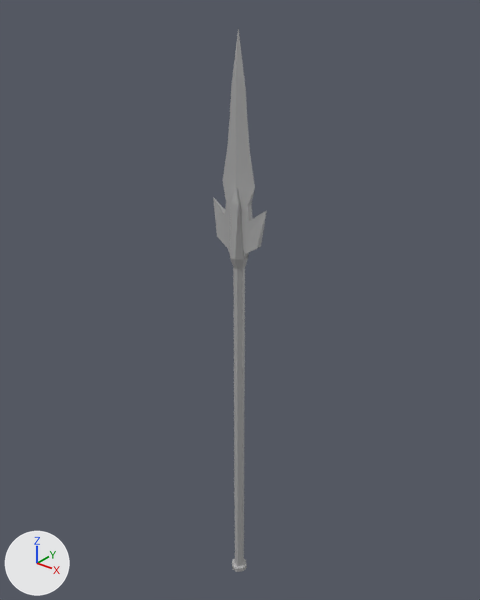
Before and after pictures for a commit that changed the FBX model UnityProject/GruntTasks/GroupGameProject/SM_Weapon_Spear01.fbx.
Both versions are drawn from a 50 mm camera at (1.189, -1.441, 2.048) aimed at (-0.013, 0.061, 1.117). The axes (+X, +Y, +Z) are drawn at lower left. The lights are the same throughout. Where no turn or scale is listed for an object, it has been applied to the vertices.

Objects in the first picture: 'SM_Weapon_Spear01'.
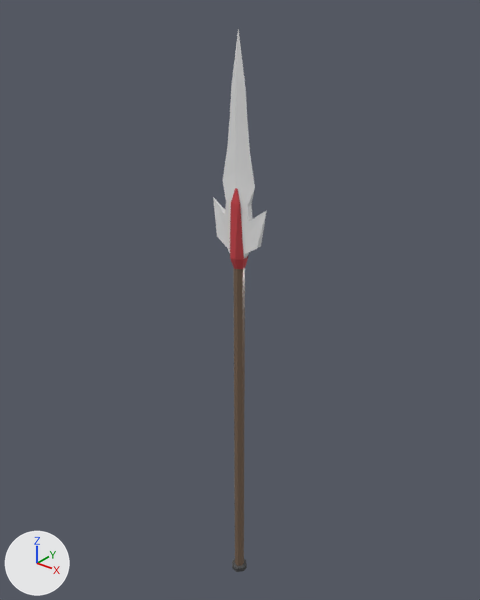
Changed parts and their boxes [x1, y1, x2, y2] in the pictures (480 x 600 px):
part 1 of me_mesh, recoloured (grey to red): [230, 188, 248, 269] in both
part 2 of me_mesh, recoloured: [232, 559, 247, 572] in both
part 3 of me_mesh, recoloured (grey to brown): [233, 268, 245, 566] in both
part 4 of me_mesh, recoloured: [213, 28, 267, 259] in both

What the commit changed:
Material 'Blade' (mat_blade) is new.
Its base color is (0.8, 0.8, 0.8) (white #e7e7e7).
Its roughness is 0.2.
Material 'Handle' (mat_handle) is new.
Its base color is (0.181, 0.119, 0.0779) (brown #76614f).
Its roughness is 0.2.
Material 'standardSurface5' (mat_standardsurface5) is new.
Its base color is (0.0601, 0.0601, 0.0601) (dark grey #454545).
Its roughness is 0.2.
Material 'BladeHolder' (mat_bladeholder) is new.
Its base color is (0.578, 0.0566, 0.0668) (red #c84349).
Its roughness is 0.2.
me_mesh has 149 vertices, 147 faces and spans x -0.1..0.1, y -0.03..0.03, z -0.96..0.96.
me_mesh is used by ob_sm_weapon_spear01; location (0.031, 0.004, 0.968).
me_mesh part 1: 22 of the faces centred in x -0.02..0.02, y -0.03..0.03, z 0.31..0.54 switch from mat_standardsurface1 (grey #aaaaaa) to mat_bladeholder (red #c84349).
me_mesh part 2: all 51 faces centred in x -0.03..0.03, y -0.03..0.03, z -0.96..-0.93 switch from mat_standardsurface1 (grey #aaaaaa) to mat_standardsurface5 (dark grey #454545).
me_mesh part 3: all 8 faces centred in x -0.02..0.02, y -0.02..0.02, z -0.32 switch from mat_standardsurface1 (grey #aaaaaa) to mat_handle (brown #76614f).
me_mesh part 4: 64 of the faces centred in x -0.09..0.08, y -0.01..0.01, z 0.33..0.87 switch from mat_standardsurface1 (grey #aaaaaa) to mat_blade (white #e7e7e7).
